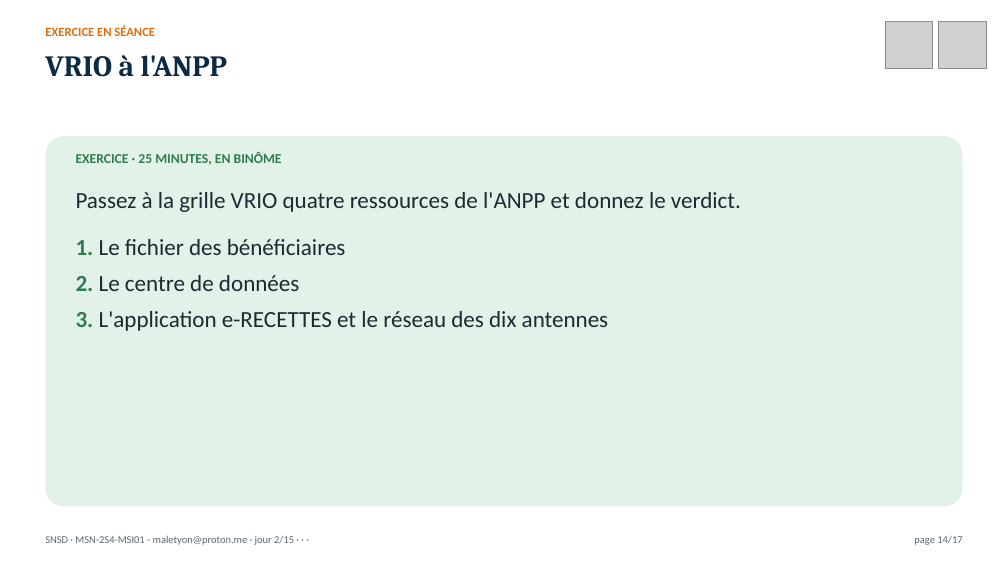
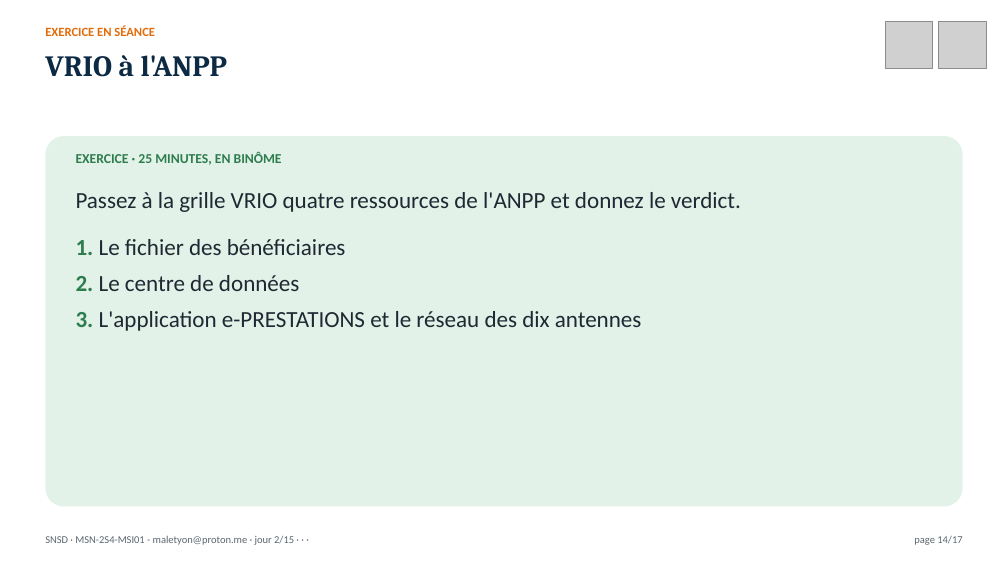
Before and after one commit to MaletYon/cours-snsd, a slide deck: slide 14 of Présentation/SNSD_J02.pptx. Drawn at 1008x567 pixels with LibreOffice and Linux fonts; fonts in the diff are those of the drawing; grey boxes stand for pictures. Boxes give left, top, right and bottom in pixels: in the first picture for what was removed or moved away, otherwise in the second. Text is boxed around its words. In the diff, an @@ line names an element or a change of style, - is before the commit and + after.

```diff
--- a/Présentation/SNSD_J02.pptx
+++ b/Présentation/SNSD_J02.pptx
@@ text at (76, 311, 642, 331): text changed @@
-3. L'application e-RECETTES et le réseau des dix antennes
+3. L'application e-PRESTATIONS et le réseau des dix antennes
```
Also in this commit, not shown: 29 other files.
